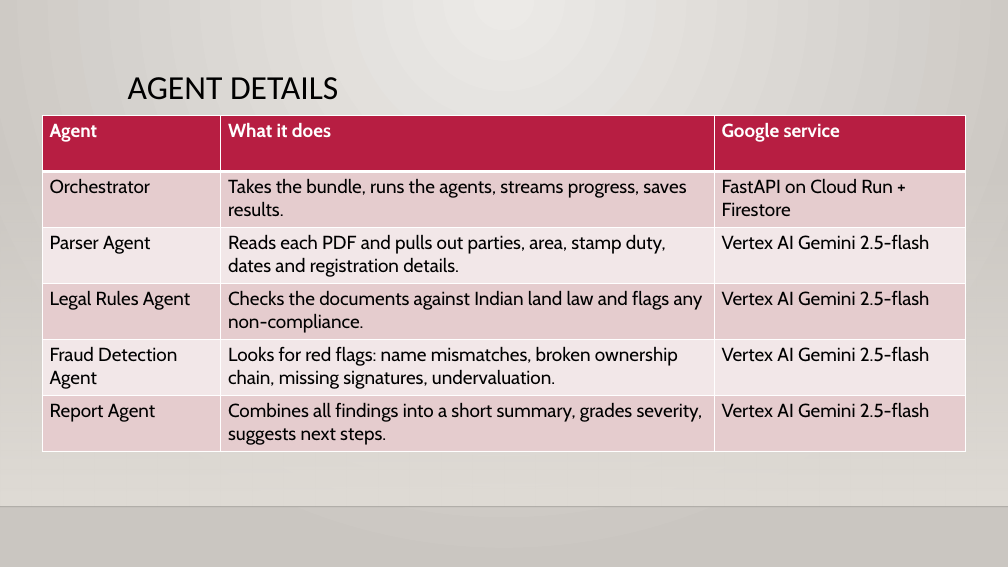
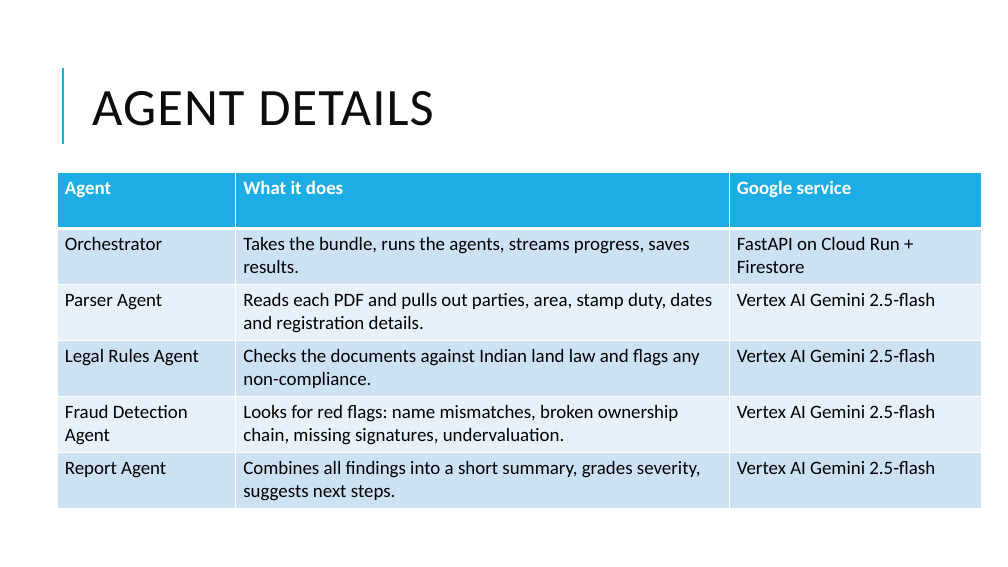
Before and after one commit to abhi88000/land-fraud-detection, a slide deck: slide 8 of docs/deck/Landshield-Deck.pptx. Drawn at 1008x567 pixels with LibreOffice and Linux fonts; fonts in the diff are those of the drawing; background and template pictures are left out. Boxes give left, top, right and bottom in pixels: in the first picture for what was removed or moved away, otherwise in the second. Text is boxed around its words. In the diff, an @@ line names an element or a change of style, - is before the commit and + after.

```diff
--- a/docs/deck/Landshield-Deck.pptx
+++ b/docs/deck/Landshield-Deck.pptx
@@ background gradient #ECEAE7 to #CAC7C1 to picture (left out) @@
@@ title "AGENT DETAILS": place and size @@
-title "AGENT DETAILS" at (128,77,338,100)
+title "AGENT DETAILS" at (92,91,433,126)
@@ title "AGENT DETAILS" at (92,91,433,126): size 32 to 50 pt, text colour #000000 to #0D0D0D, letter spacing 0 to 1 pt; line spacing 0.9 to 0.8; vertical alignment top to middle @@
@@ line added from (63, 144) to (63, 68), #1CADE4 1.5 pt @@
@@ rectangle removed at (0,167,1008,507) @@
@@ table at (57,172,982,508) @@
@@ fill #B71E42 to #1CADE4 in row 1 @@
@@ fill #E6CDCF to #CDE3F5 in 9 cells @@
@@ fill #F3E8E9 to #E8F1FA in 6 cells @@
@@ font Cabin to Calibri @@
@@ table: place and size @@
-table at (42,116,966,451)
+table at (57,172,982,508)
@@ line removed from (120, 153) to (915, 153) @@
@@ line removed from (0, 507) to (1008, 507) @@
```
Also in this commit, not shown: 10 other slides changed, 1 slide added, 1 slide removed, 9 other files.
